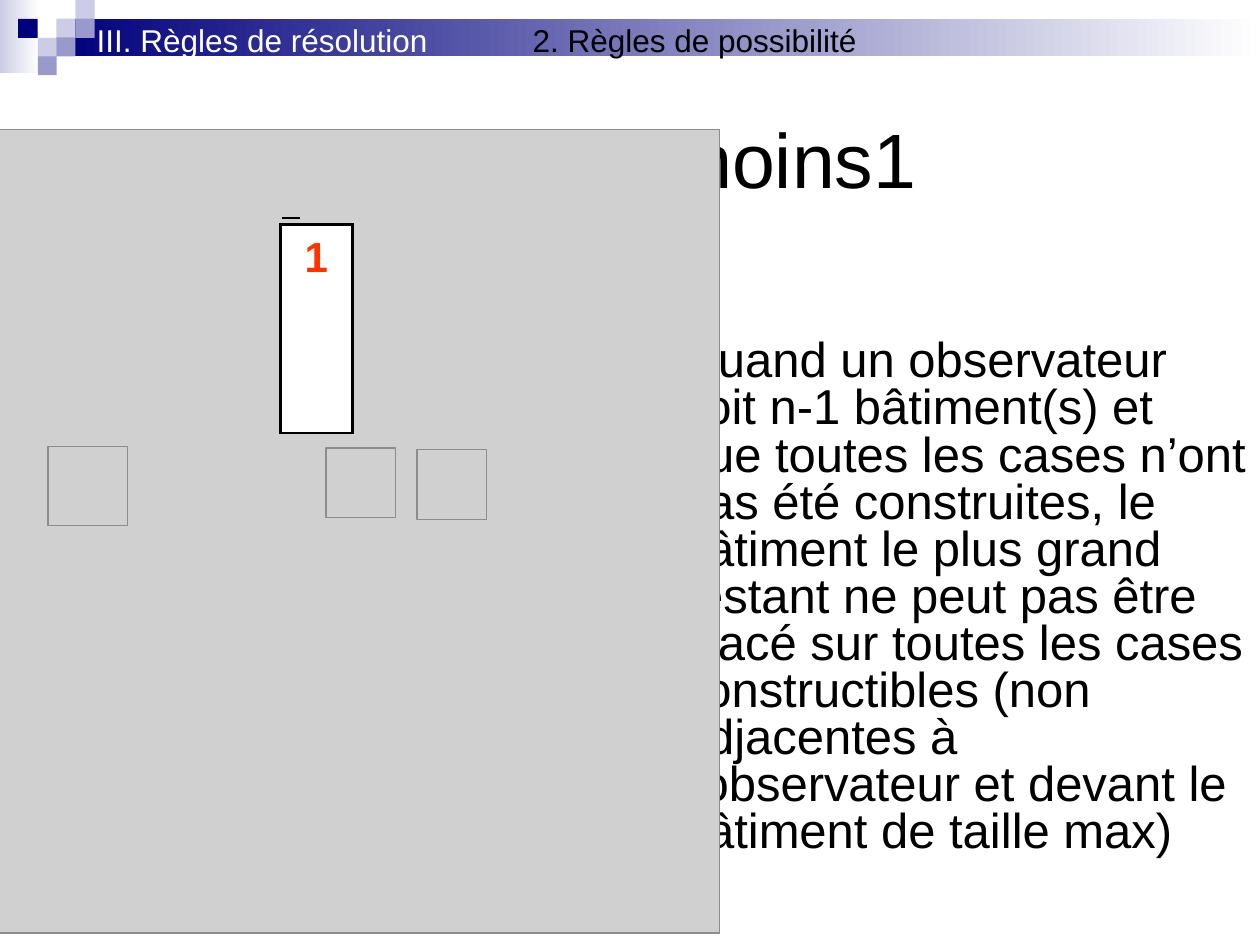
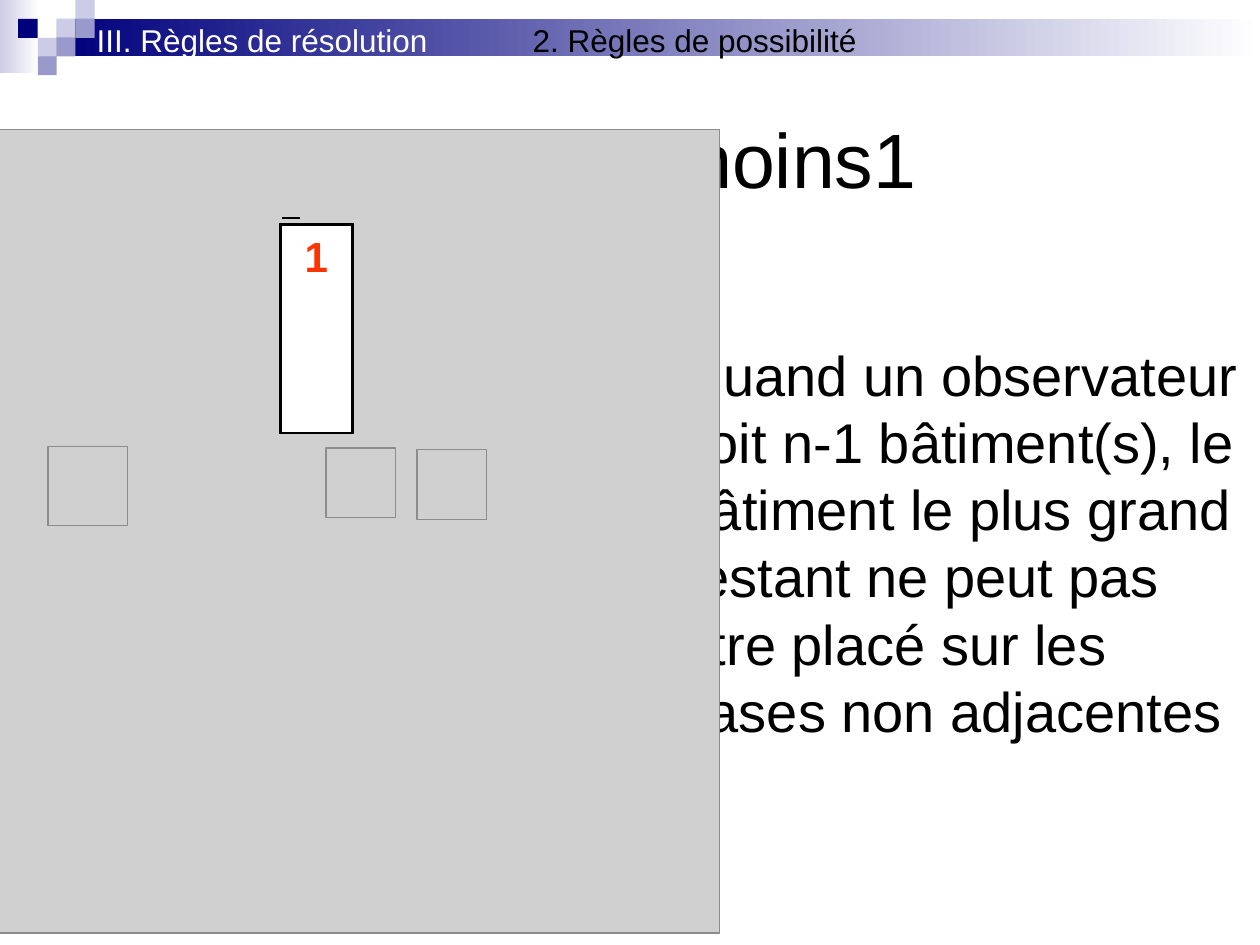
Before and after one commit to roulian/grillprojettuteure, a slide deck: slide 22 of documents/Soutenance 08-04-2010/Oral final.ppt (slide 21 before the commit). Drawn at 1260x945 pixels with LibreOffice and Linux fonts; fonts in the diff are those of the drawing; grey boxes stand for pictures; background and template pictures are left out. Boxes give left, top, right and bottom in pixels: in the first picture for what was removed or moved away, otherwise in the second. Text is boxed around its words. In the diff, an @@ line names an element or a change of style, - is before the commit and + after.

```diff
--- a/documents/Soutenance 08-04-2010/Oral final.ppt
+++ b/documents/Soutenance 08-04-2010/Oral final.ppt
@@ text at [680, 352, 1237, 743]: text changed; size 28 to 32 pt @@
-■ Quand un observateur voit n-1 bâtiment(s) et que toutes les cases n’ont pas été construites, le bâtiment le plus grand restant ne peut pas être placé sur toutes les cases constructibles (non adjacentes à l’observateur et devant le bâtiment de taille max)
+■ Quand un observateur voit n-1 bâtiment(s), le bâtiment le plus grand restant ne peut pas être placé sur les cases non adjacentes
@@ page number at [903, 861, 1197, 924]: text changed @@
-21
+22
```
Also in this commit, not shown: 1 other slide changed, 1 slide added.
